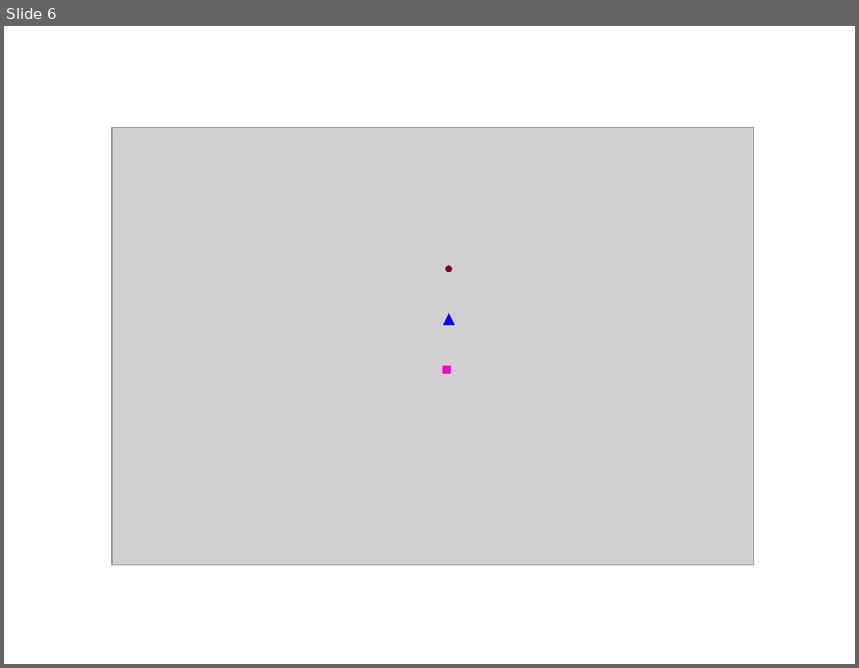
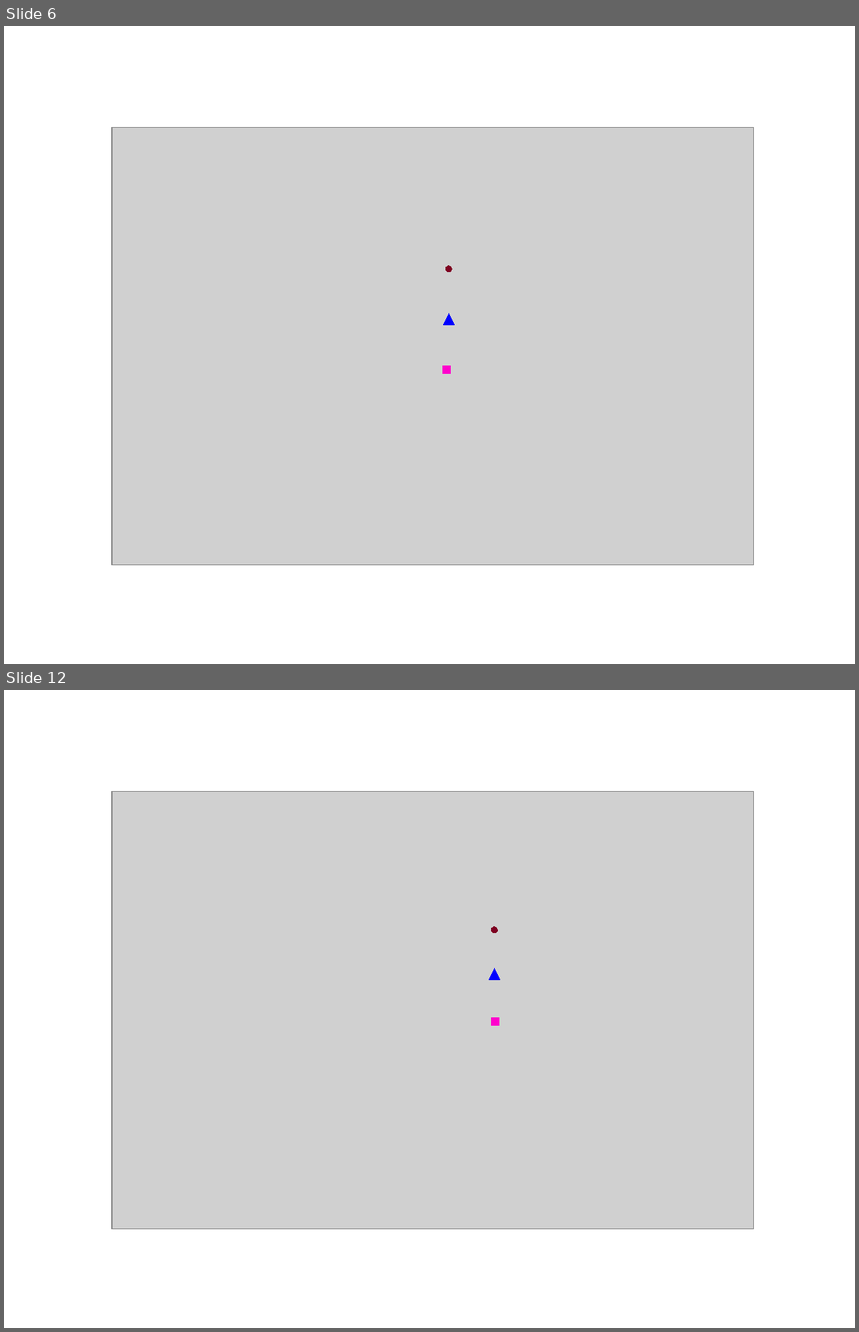
Before and after one commit to physhead20/dEdXCalibration_Technote, a slide deck: images/powerpoint_images2.odp. Shown one above the other, each under a label of ours: slide 6 before the commit, slides 6 and 12 after it; the slides between them are not shown. The pictures are 859x668 and 859x1332 pixels, drawn with LibreOffice and Linux fonts; fonts in the diff are those of the drawing; grey boxes stand for pictures. Boxes give left, top, right and bottom in pixels: in the first picture for what was removed or moved away, otherwise in the second. Text is boxed around its words. In the diff, an @@ line names an element or a change of style, - is before the commit and + after.

```diff
--- a/images/powerpoint_images2.odp
+++ b/images/powerpoint_images2.odp
@@ slide 12 added at [4, 690, 855, 1328], background #FFFFFF @@
@@ picture added at [112, 791, 754, 1229] @@
@@ ellipse added at [491, 927, 497, 933], fill #7E0021, outline #7E0021 0 pt @@
@@ triangle added at [489, 969, 500, 980], fill #0000FF, outline #0000FF 0 pt @@
@@ rectangle added at [492, 1018, 500, 1025], fill #FF00CC, outline #FF00CC 0 pt @@
```
Also in this commit, not shown: 9 other slides added, 23 other files.
